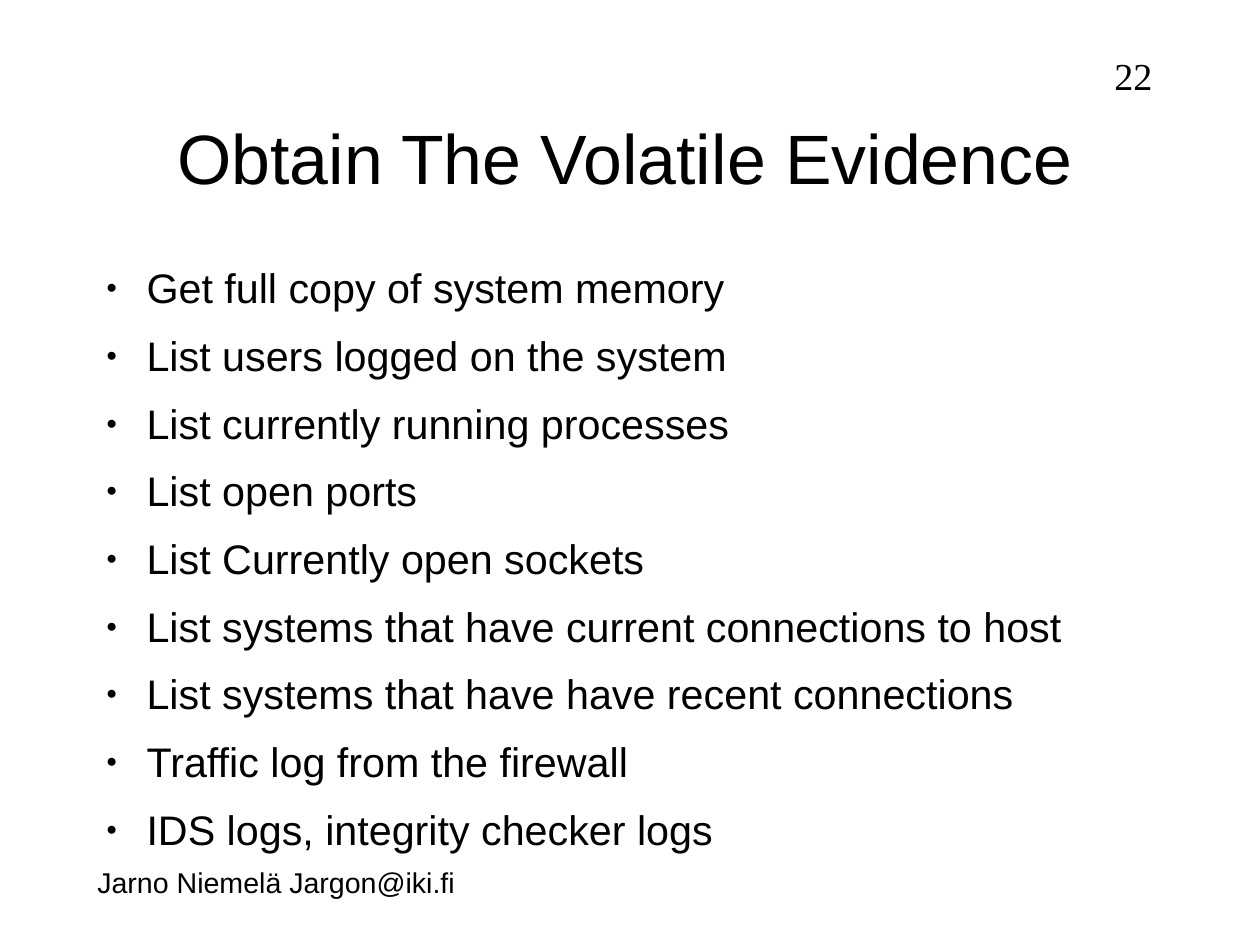
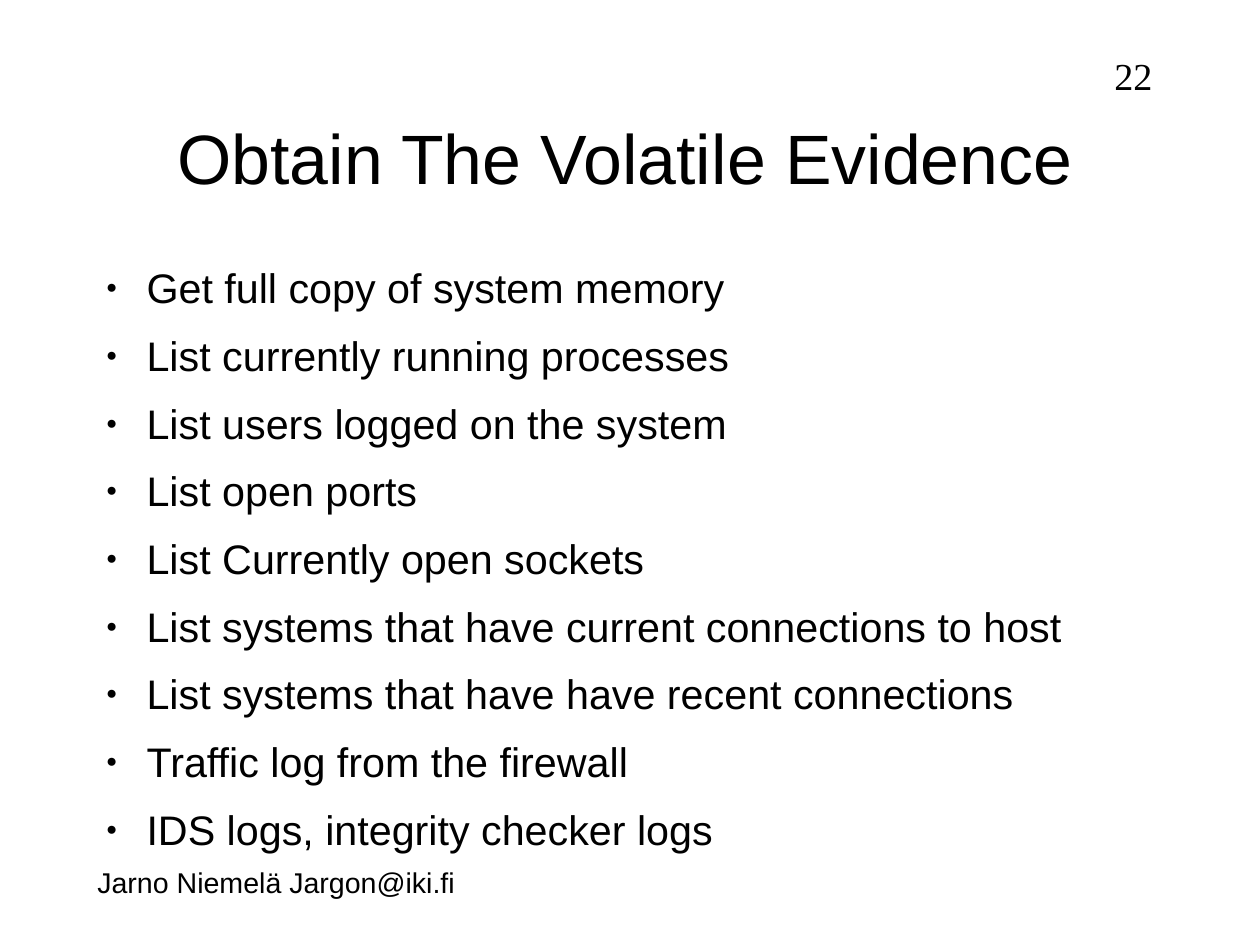
Before and after one commit to jarno-niemela/corporate_cyber_defence, a slide deck: slide 22 of Incident Response/IncidentResponse.odp. Drawn at 1260x945 pixels with LibreOffice and Linux fonts; fonts in the diff are those of the drawing; background and template pictures are left out. Boxes give left, top, right and bottom in pixels: in the first picture for what was removed or moved away, otherwise in the second. Text is boxed around its words. In the diff, an @@ line names an element or a change of style, - is before the commit and + after.

```diff
--- a/Incident Response/IncidentResponse.odp
+++ b/Incident Response/IncidentResponse.odp
@@ text at (x1=147, y1=341, x2=729, y2=379): paragraph added @@
+● List currently running processes
@@ text at (x1=147, y1=409, x2=729, y2=447): paragraph removed @@
-● List currently running processes
```
Also in this commit, not shown: 3 other slides changed, 6 slides added.
